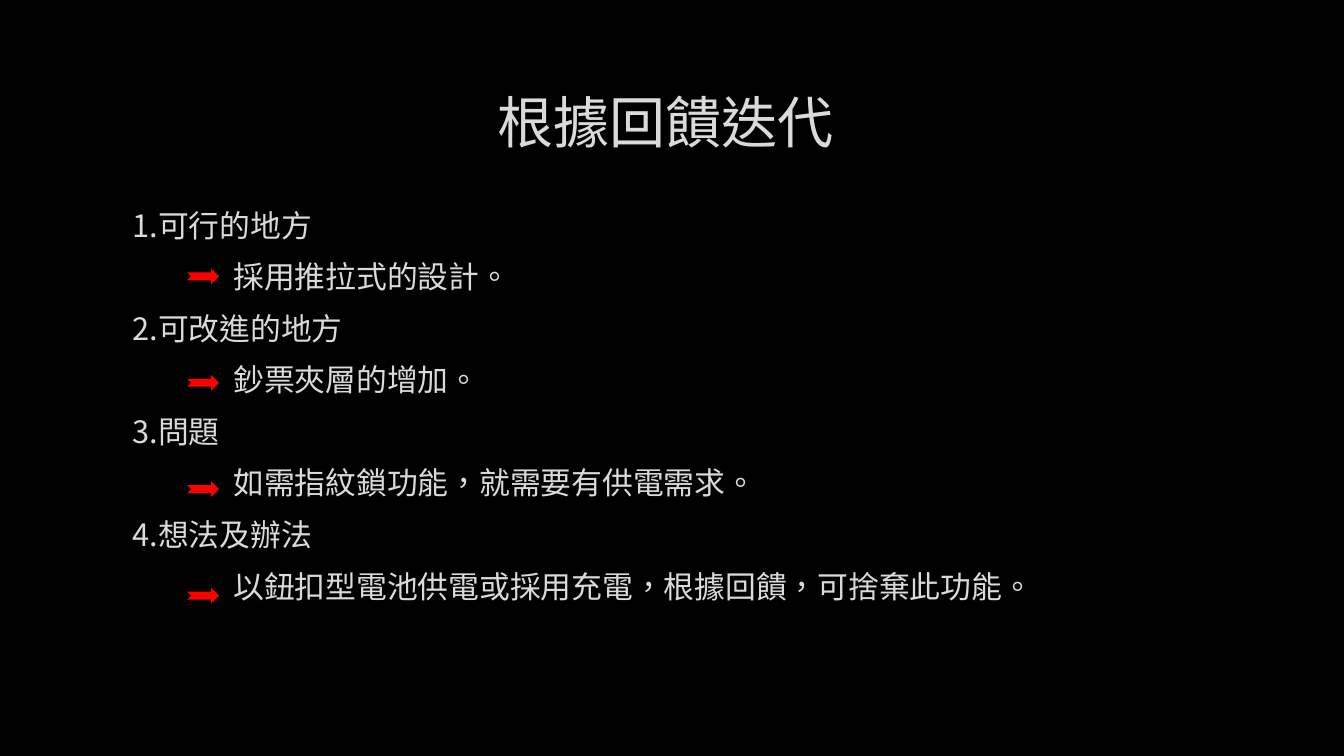
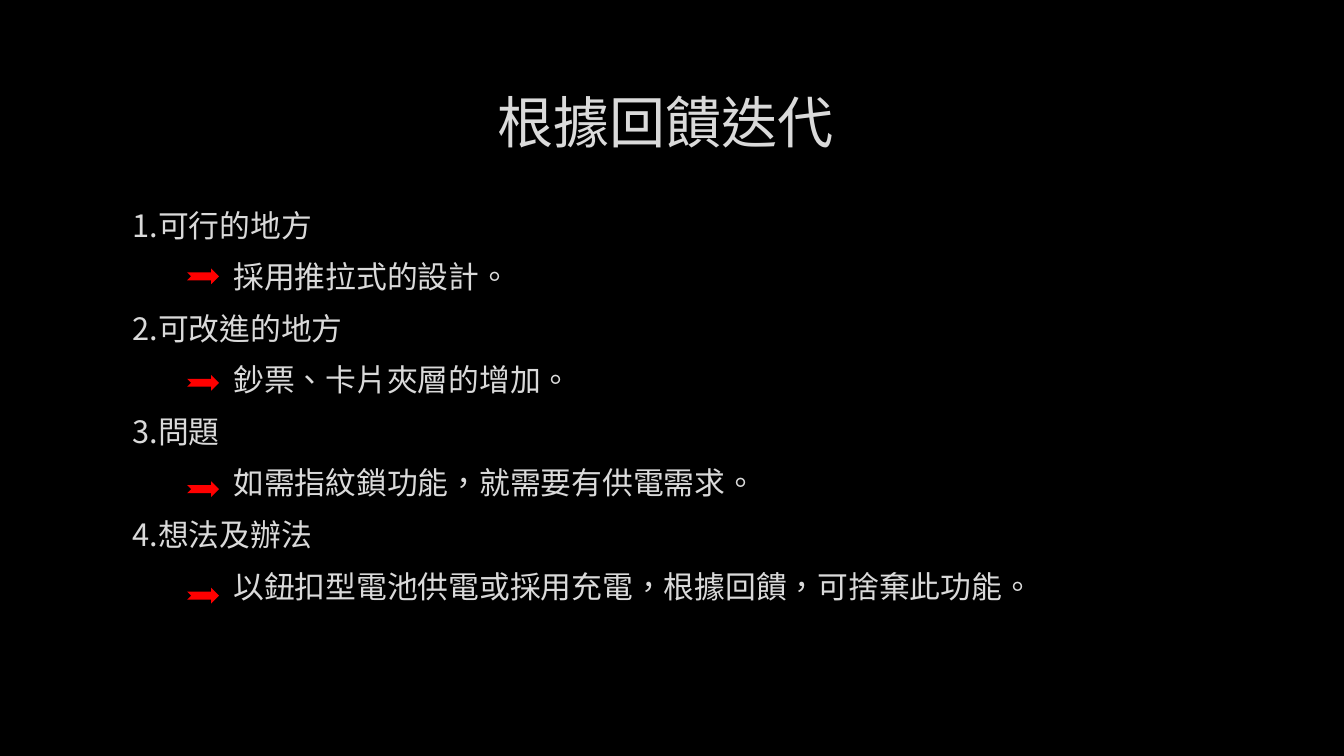
Before and after one commit to WilionLai/website, a slide deck: slide 5 of doc/數位設計美學與創意專題.pptx. Drawn at 1344x756 pixels with LibreOffice and Linux fonts; fonts in the diff are those of the drawing; background and template pictures are left out. Boxes give left, top, right and bottom in pixels: in the first picture for what was removed or moved away, otherwise in the second. Text is boxed around its words. In the diff, an @@ line names an element or a change of style, - is before the commit and + after.

Commit message:
modify PPT

```diff
--- a/doc/數位設計美學與創意專題.pptx
+++ b/doc/數位設計美學與創意專題.pptx
@@ text at (233, 365, 571, 394): text changed @@
-鈔票夾層的增加。
+鈔票、卡片夾層的增加。
```
